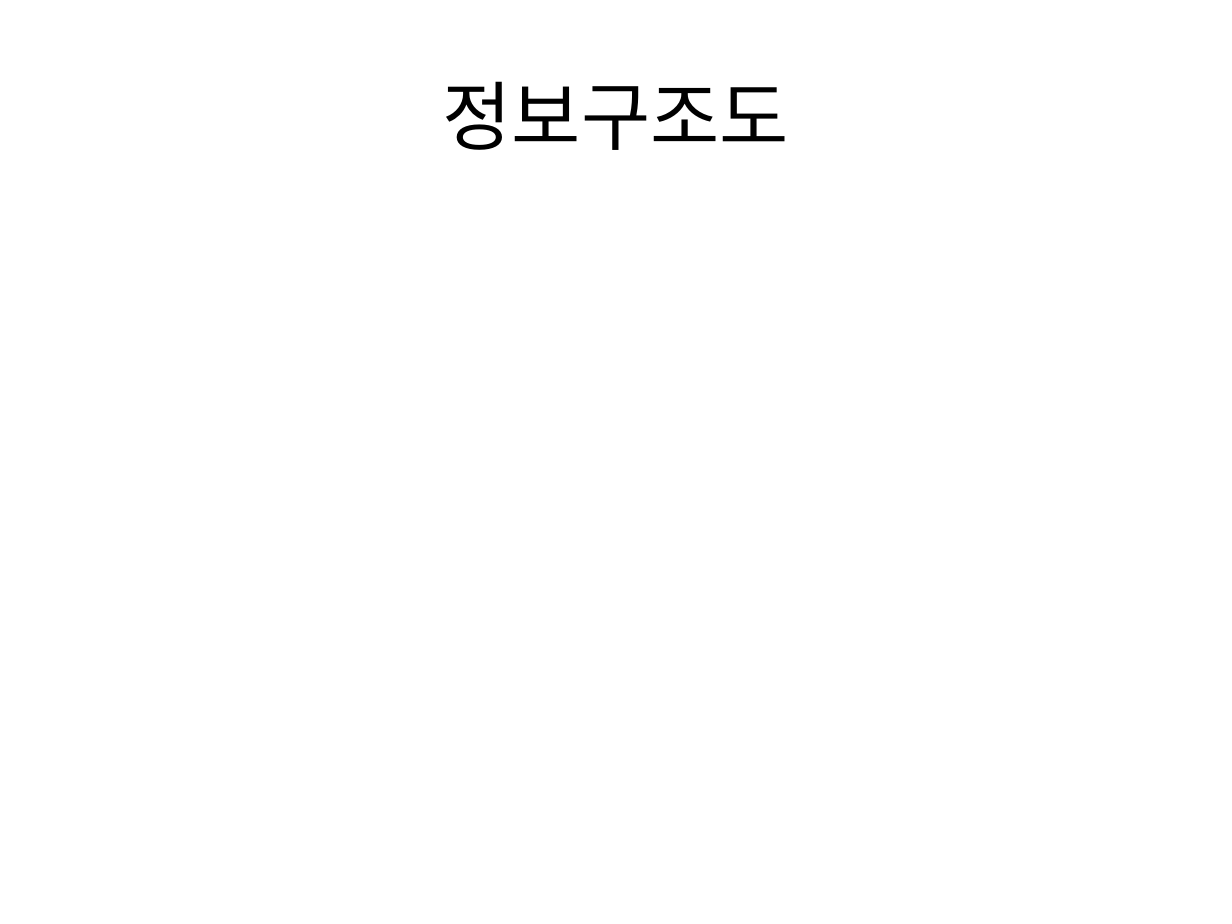
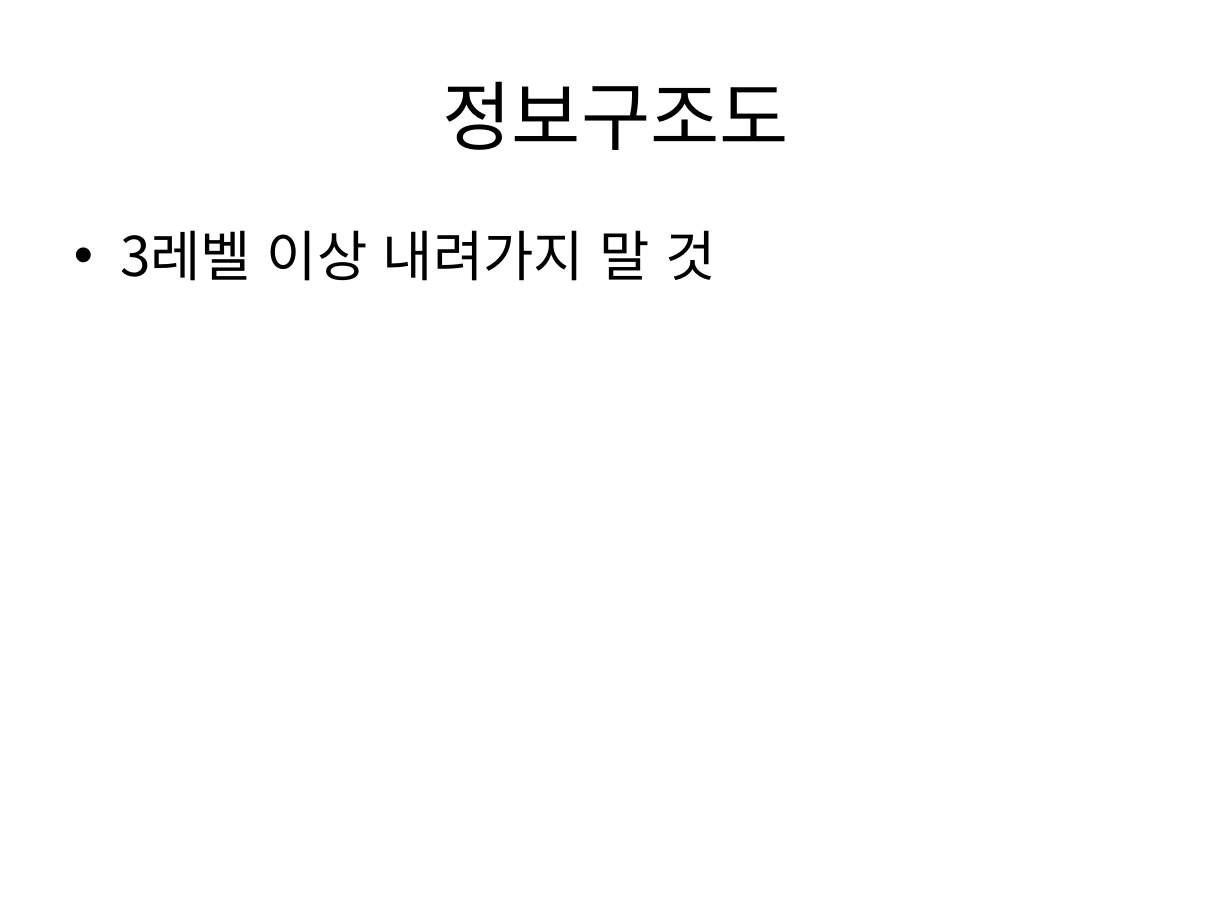
Before and after one commit to gns11/ex, a slide deck: slide 9 of UIUX요구분석-안종훈..pptx. Drawn at 1232x924 pixels with LibreOffice and Linux fonts; fonts in the diff are those of the drawing. Boxes give left, top, right and bottom in pixels: in the first picture for what was removed or moved away, otherwise in the second. Text is boxed around its words. In the diff, an @@ line names an element or a change of style, - is before the commit and + after.

```diff
--- a/UIUX요구분석-안종훈..pptx
+++ b/UIUX요구분석-안종훈..pptx
@@ text added at (120, 230, 715, 281), 32 pt, text #000000 @@
+• 3레벨 이상 내려가지 말 것
```
Also in this commit, not shown: 1 other slide changed, 1 slide added.
